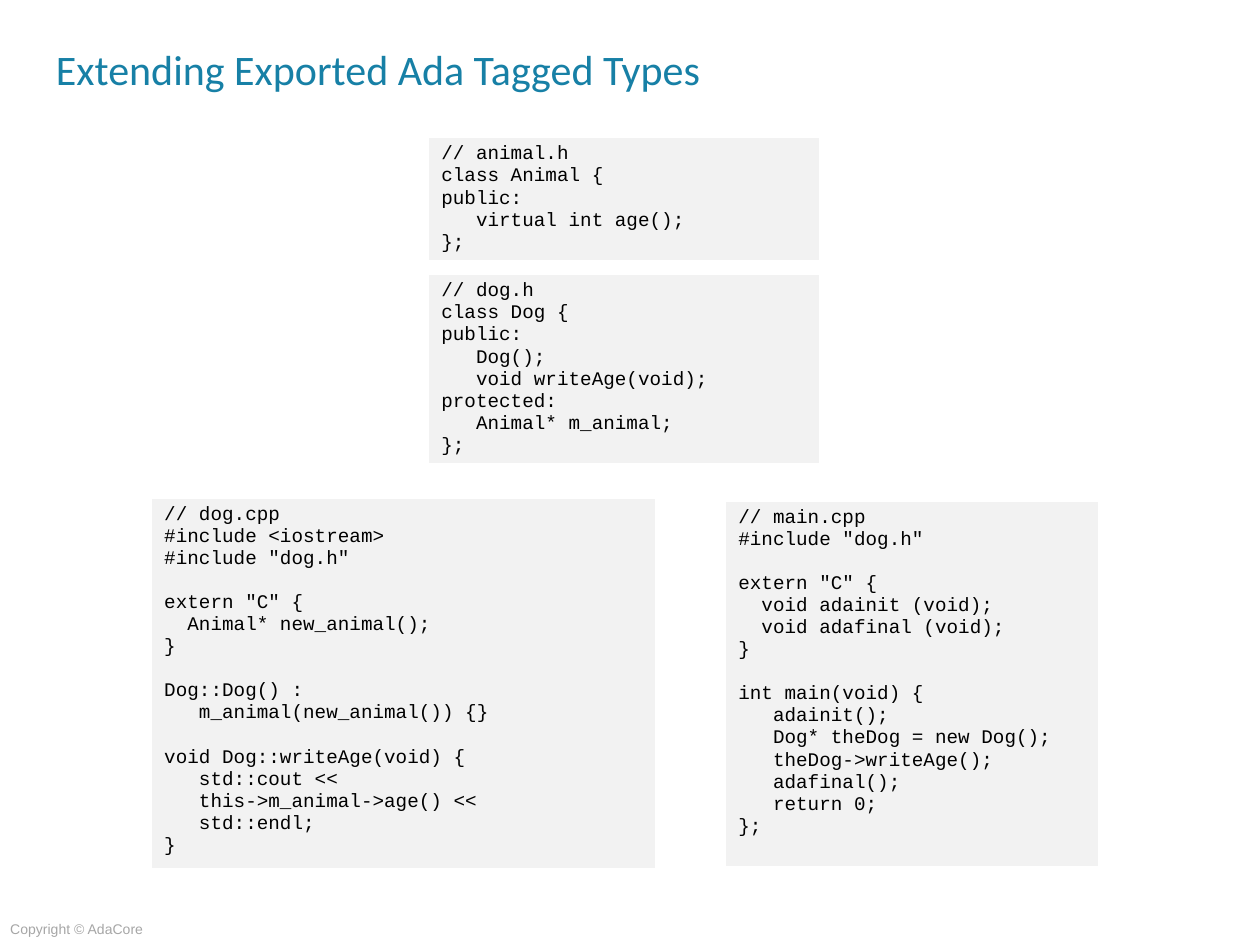
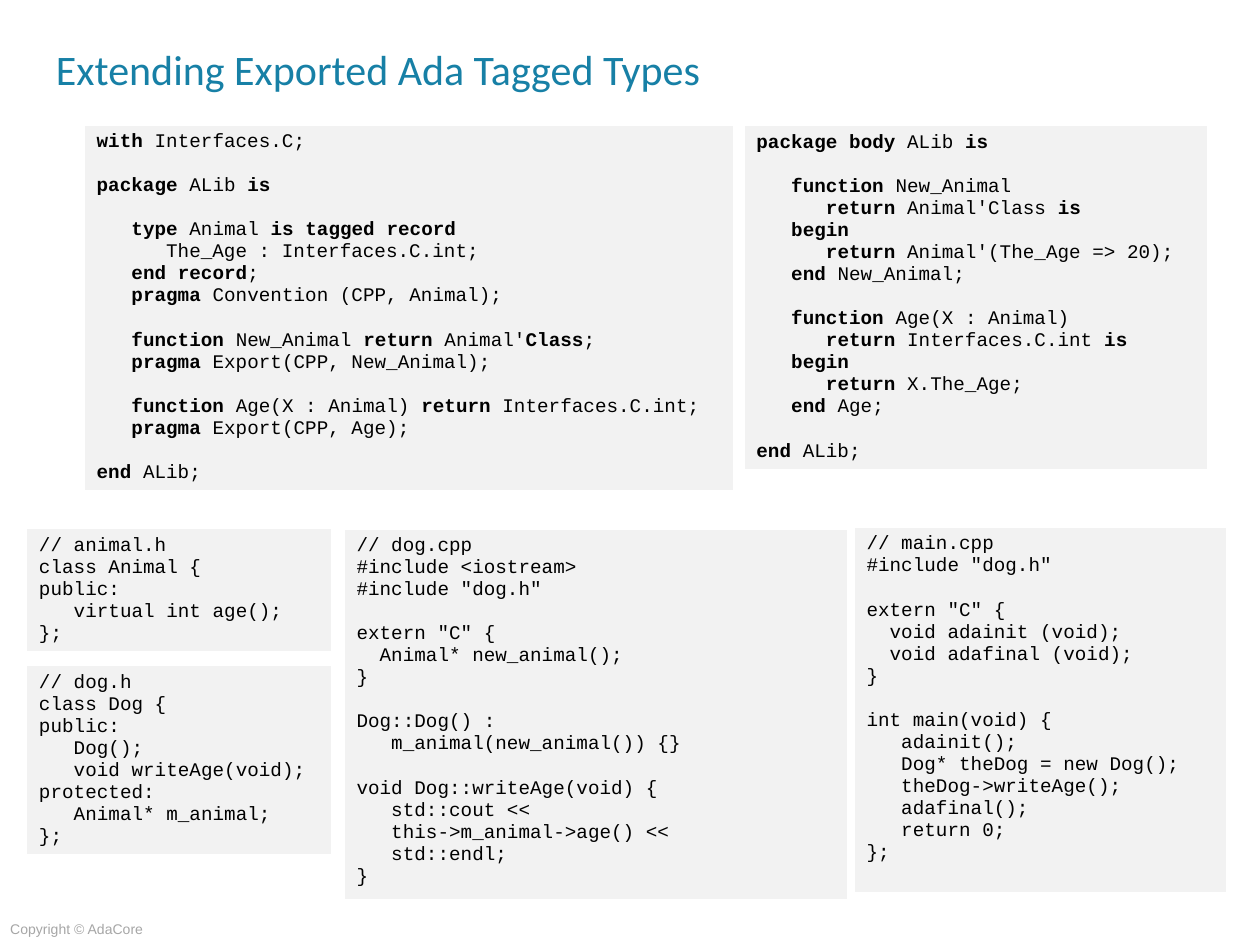
Before and after one commit to AdaCoreU/Courses, a slide deck: slide 14 of lectures/04_Mixed_Language_Programming_In_Ada/03_Ada_and_C++/Slides/03_Ada_and_C++.pptx. Drawn at 1260x945 pixels with LibreOffice and Linux fonts; fonts in the diff are those of the drawing; background and template pictures are left out. Boxes give left, top, right and bottom in pixels: in the first picture for what was removed or moved away, otherwise in the second. Text is boxed around its words. In the diff, an @@ line names an element or a change of style, - is before the commit and + after.

```diff
--- a/lectures/04_Mixed_Language_Programming_In_Ada/03_Ada_and_C++/Slides/03_Ada_and_C++.pptx
+++ b/lectures/04_Mixed_Language_Programming_In_Ada/03_Ada_and_C++/Slides/03_Ada_and_C++.pptx
@@ table added at <box>84,125,735,507</box>, 1 rows, 1 columns @@
+with Interfaces.C; / package ALib is / type Animal is tagged record / The_Age : Interfaces.C.int; / end record; / pragma Convention (CPP, Animal); / function New_Animal return Animal'Class; / pragma Export(CPP, New_Animal); / function Age(X : Animal) return Interfaces.C.int; / pragma Export(CPP, Age); / end ALib;
@@ table added at <box>743,126,1208,485</box>, 1 rows, 1 columns @@
+package body ALib is / function New_Animal / return Animal'Class is / begin / return Animal'(The_Age => 20); / end New_Animal; / function Age(X : Animal) / return Interfaces.C.int is / begin / return X.The_Age; / end Age; / end ALib;
@@ table: place and size @@
-table at <box>428,137,819,266</box>
+table at <box>26,529,331,828</box>
@@ table: place and size @@
-table at <box>151,498,655,879</box>
+table at <box>344,529,848,911</box>
@@ table: place and size @@
-table at <box>726,500,1099,866</box>
+table at <box>854,528,1227,893</box>
@@ table: place and size @@
-table at <box>428,275,819,472</box>
+table at <box>26,665,331,863</box>
```
Also in this commit, not shown: 2 other slides changed.
